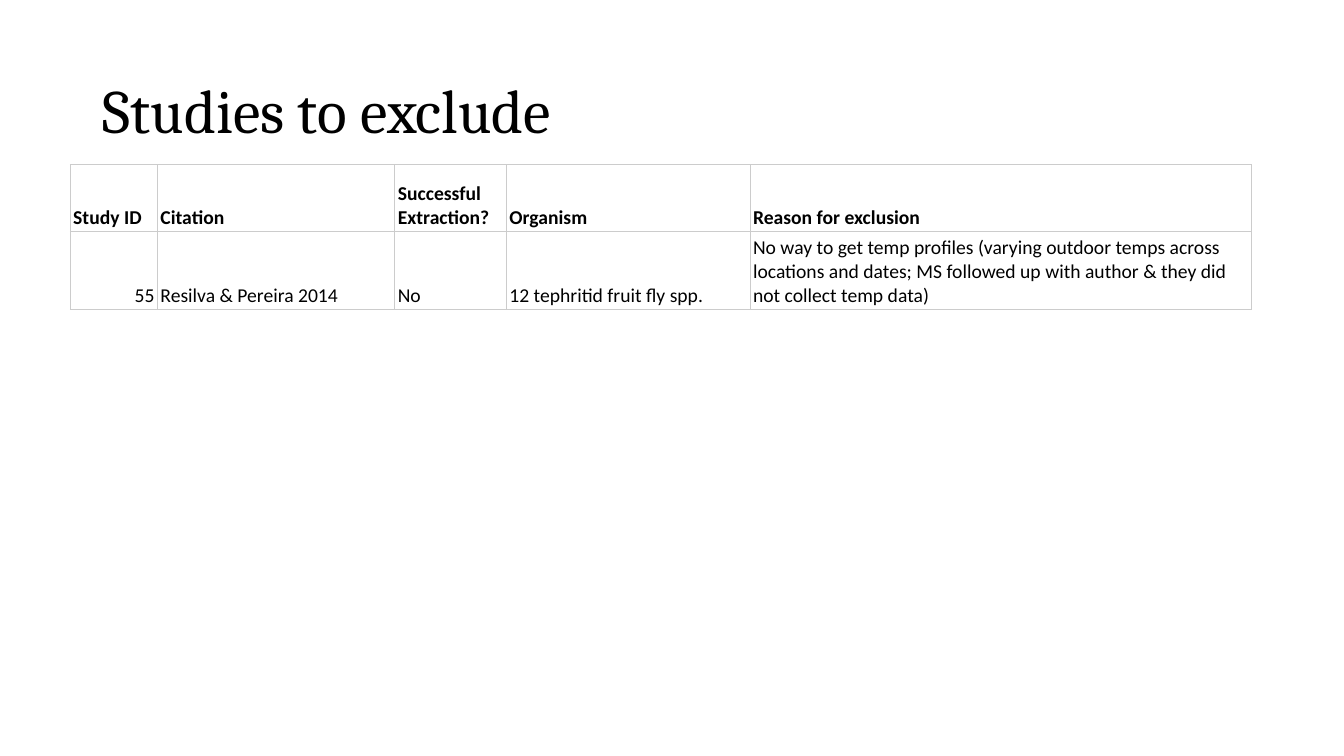
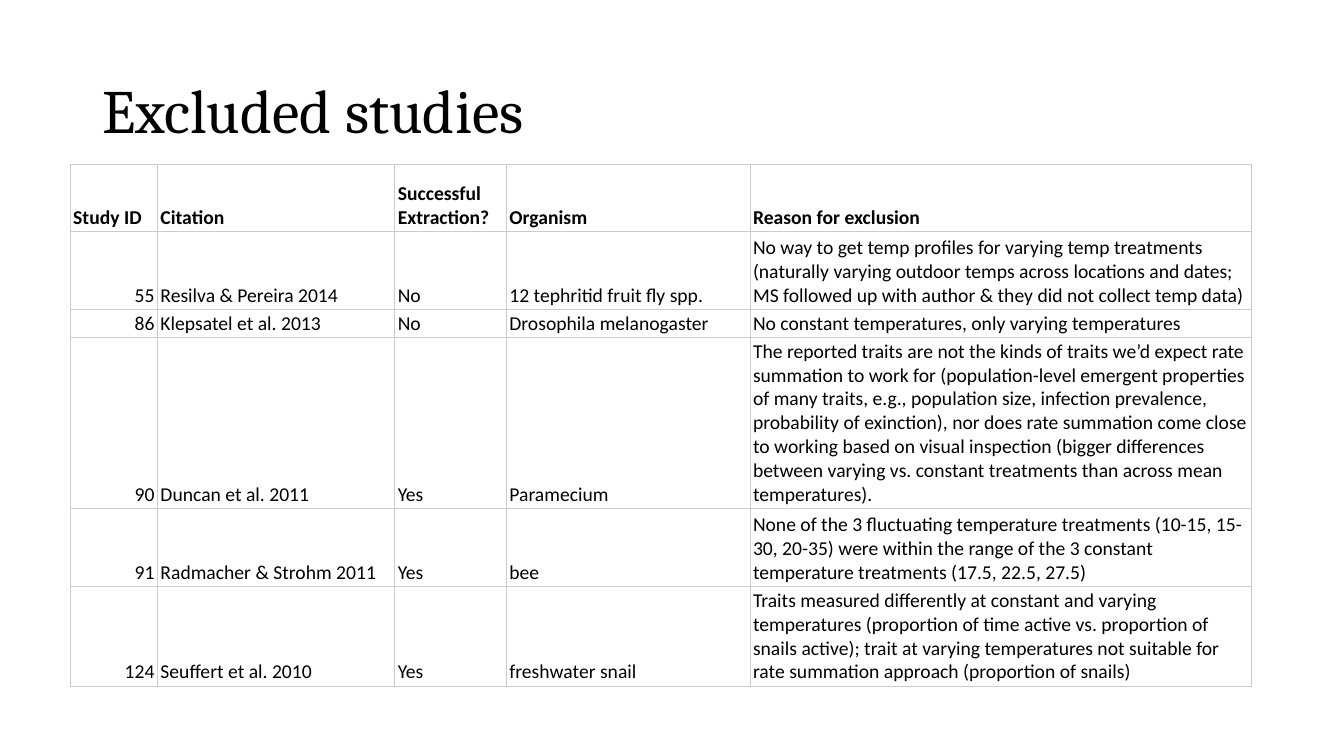
Before and after one commit to JoeyBernhardt/vectorbite-rate-summation, a slide deck: slide 3 of VBite2019_WGPres.pptx. Drawn at 1344x756 pixels with LibreOffice and Linux fonts; fonts in the diff are those of the drawing. Boxes give left, top, right and bottom in pixels: in the first picture for what was removed or moved away, otherwise in the second. Text is boxed around its words. In the diff, an @@ line names an element or a change of style, - is before the commit and + after.

Commit message:
Updated extracted data and ppt presentation

```diff
--- a/VBite2019_WGPres.pptx
+++ b/VBite2019_WGPres.pptx
@@ title at bbox=[102, 90, 523, 134]: text changed @@
-Studies to exclude
+Excluded studies
@@ table at bbox=[71, 164, 1252, 685] @@
-row 2: 55 | Resilva & Pereira 2014 | No | 12 tephritid fruit fly spp. | No way to get temp profiles (varying outdoor temps across locations and dates; MS followed up with author & they did not collect temp data)
+row 2: 55 | Resilva & Pereira 2014 | No | 12 tephritid fruit fly spp. | No way to get temp profiles for varying temp treatments (naturally varying outdoor temps across locations and dates; MS followed up with author & they did not collect temp data)
+row 3: 86 | Klepsatel et al. 2013 | No | Drosophila melanogaster | No constant temperatures, only varying temperatures
+row 4: 90 | Duncan et al. 2011 | Yes | Paramecium | The reported traits are not the kinds of traits we’d expect rate summation to work for (population-level emergent properties of many traits, e.g., population size, infection prevalence, probability of exinction), nor does rate summation come close to working based on visual inspection (bigger differences between varying vs. constant treatments than across mean temperatures).
+row 5: 91 | Radmacher & Strohm 2011 | Yes | bee | None of the 3 fluctuating temperature treatments (10-15, 15-30, 20-35) were within the range of the 3 constant temperature treatments (17.5, 22.5, 27.5)
+row 6: 124 | Seuffert et al. 2010 | Yes | freshwater snail | Traits measured differently at constant and varying temperatures (proportion of time active vs. proportion of snails active); trait at varying temperatures not suitable for rate summation approach (proportion of snails)
```
Also in this commit, not shown: 2 other slides changed, 1 other file.
